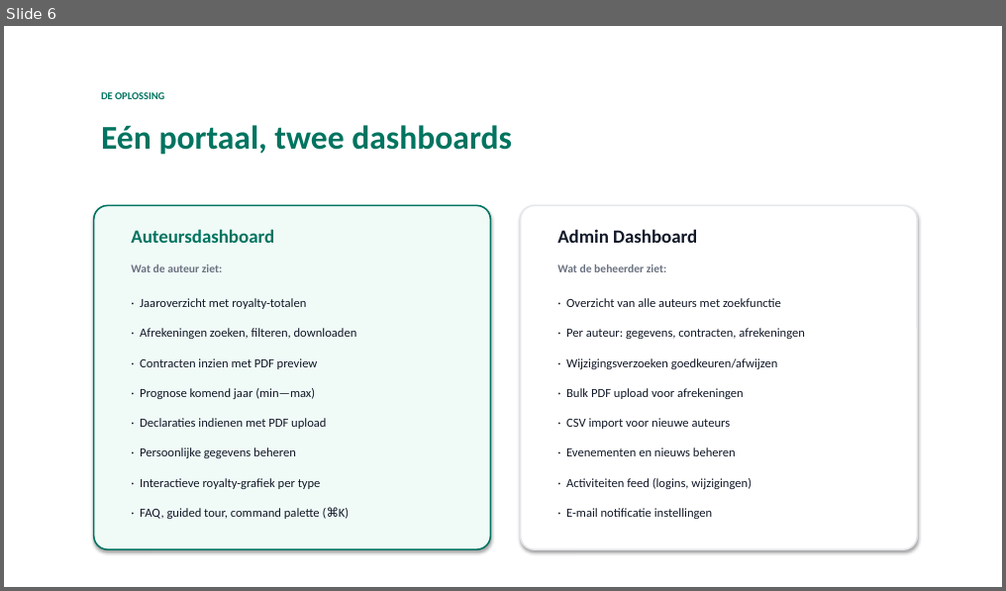
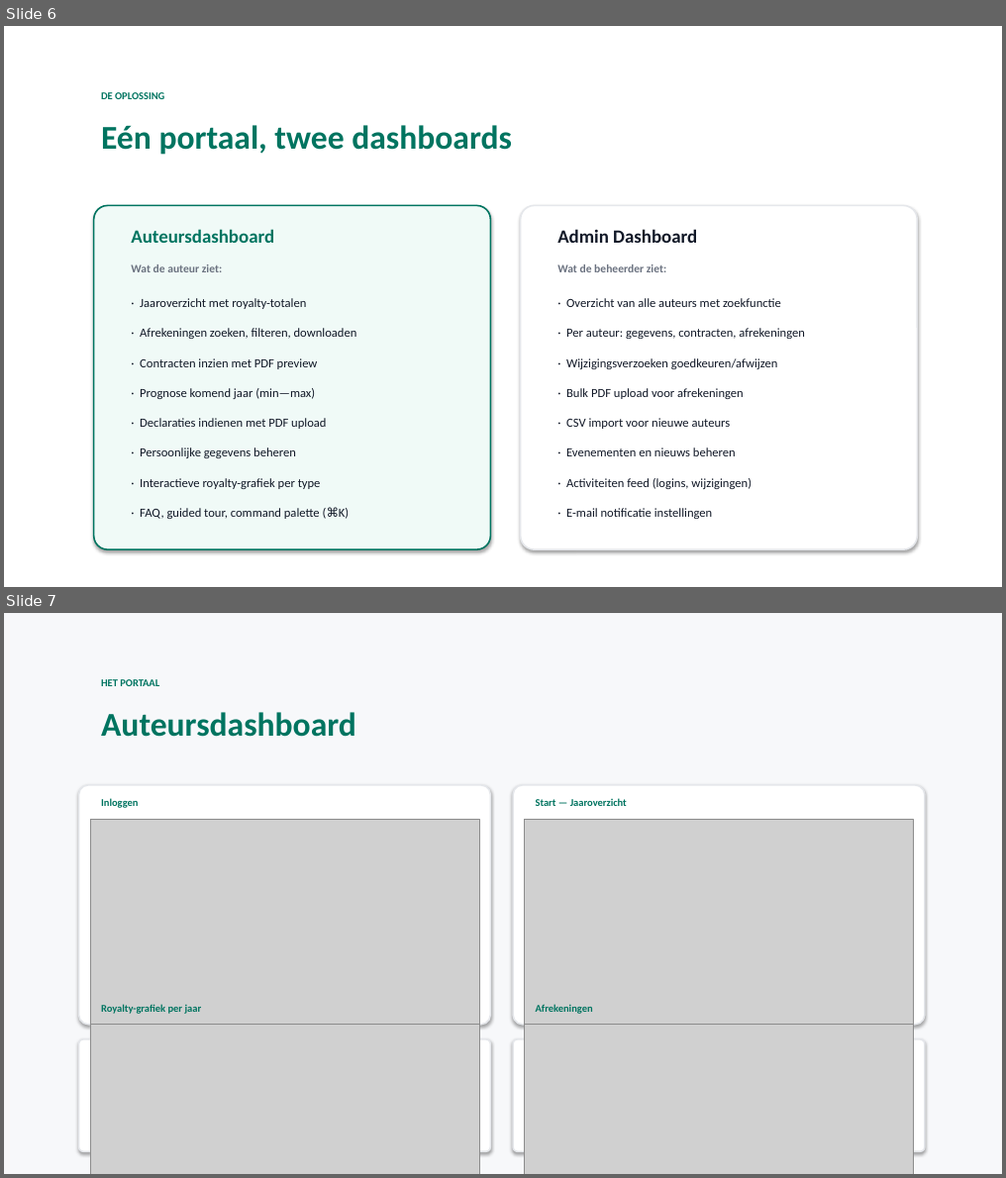
Before and after one commit to SingaporeCity/Royaltyportaal, a slide deck: pitch/Auteursportaal_Pitch.pptx. Shown one above the other, each under a label of ours: slide 6 before the commit, slides 6 and 7 after it. The pictures are 1006x591 and 1006x1178 pixels, drawn with LibreOffice and Linux fonts; fonts in the diff are those of the drawing; grey boxes stand for pictures. Boxes give left, top, right and bottom in pixels: in the first picture for what was removed or moved away, otherwise in the second. Text is boxed around its words. In the diff, an @@ line names an element or a change of style, - is before the commit and + after.

```diff
--- a/pitch/Auteursportaal_Pitch.pptx
+++ b/pitch/Auteursportaal_Pitch.pptx
@@ slide 7 added at (4,613,1002,1174), background #F7F8FA @@
@@ text added at (101,679,159,686), 10 pt, text #007460, bold @@
+HET PORTAAL
@@ text added at (101,712,356,737), 32 pt, text #007460, bold @@
+Auteursdashboard
@@ rounded rectangle added at (79,785,491,1025), fill #FFFFFF, outline #E5E7EB 1.5 pt @@
@@ rounded rectangle added at (513,785,925,1025), fill #FFFFFF, outline #E5E7EB 1.5 pt @@
@@ picture added at (90,819,479,1062) @@
@@ text added at (101,798,138,808), 10 pt, text #007460, bold @@
+Inloggen
@@ picture added at (525,819,914,1062) @@
@@ text added at (536,798,627,806), 10 pt, text #007460, bold @@
+Start — Jaaroverzicht
@@ picture added at (90,1025,479,1174) @@
@@ text added at (101,1004,202,1014), 10 pt, text #007460, bold @@
+Royalty-grafiek per jaar
@@ picture added at (525,1025,914,1174) @@
@@ text added at (536,1004,593,1014), 10 pt, text #007460, bold @@
+Afrekeningen
@@ rounded rectangle added at (79,1040,491,1152), fill #FFFFFF, outline #E5E7EB 1.5 pt @@
@@ rounded rectangle added at (513,1040,925,1152), fill #FFFFFF, outline #E5E7EB 1.5 pt @@
```
Also in this commit, not shown: 1 other slide added, 14 other files.
